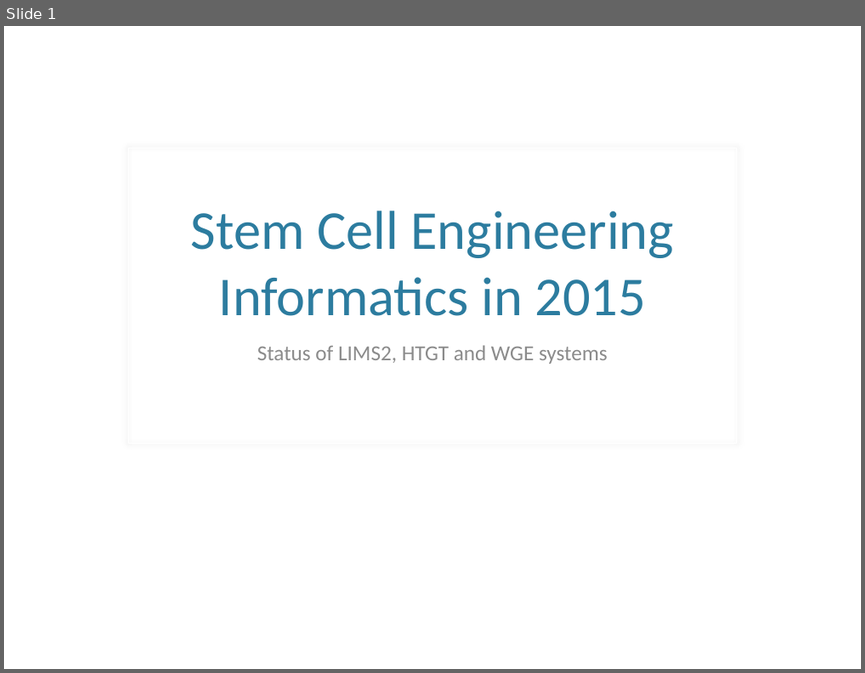
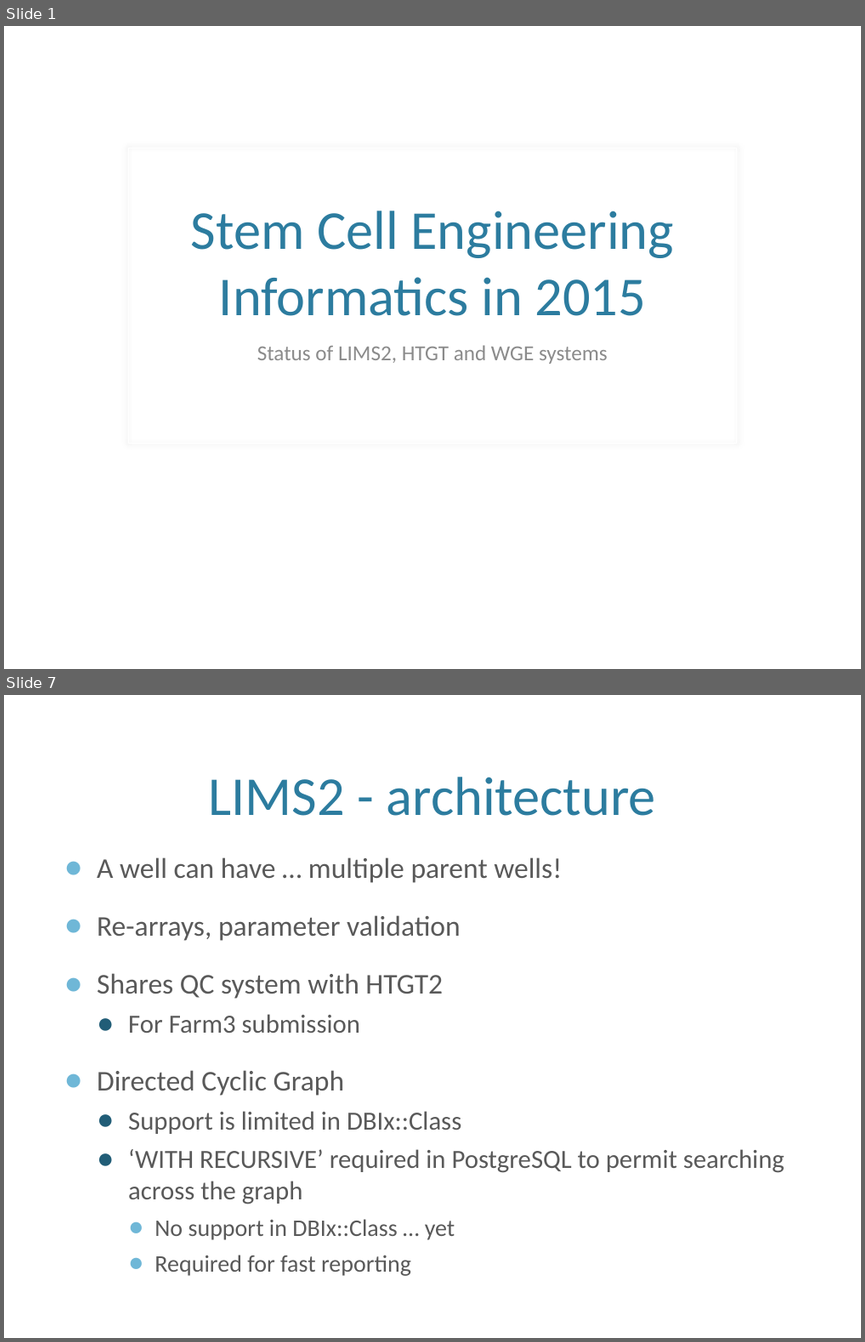
Before and after one commit to htgt/Docs, a slide deck: IMG-2015.pptx. Shown one above the other, each under a label of ours: slide 1 before the commit, slides 1 and 7 after it; the slides between them are not shown. The pictures are 865x673 and 865x1342 pixels, drawn with LibreOffice and Linux fonts; fonts in the diff are those of the drawing; background and template pictures are left out. Boxes give left, top, right and bottom in pixels: in the first picture for what was removed or moved away, otherwise in the second. Text is boxed around its words. In the diff, an @@ line names an element or a change of style, - is before the commit and + after.

Commit message:
HTGT2 and LIMS2

```diff
--- a/IMG-2015.pptx
+++ b/IMG-2015.pptx
@@ slide 7 added at bbox=[4, 695, 861, 1338], background picture (left out) @@
@@ title added at bbox=[209, 777, 656, 816], 46 pt, text #2C7C9F @@
+LIMS2 - architecture
@@ text added at bbox=[97, 857, 784, 1240], 22 pt, text #595959 @@
+● A well can have … multiple parent wells!
+● Re-arrays, parameter validation
+● Shares QC system with HTGT2
+  ● For Farm3 submission
+● Directed Cyclic Graph
+  ● Support is limited in DBIx::Class
+  ● ‘WITH RECURSIVE’ required in PostgreSQL to permit searching across the graph
+    ● No support in DBIx::Class … yet
+    ● Required for fast reporting
```
Also in this commit, not shown: 1 slide changed, 6 other slides added.
